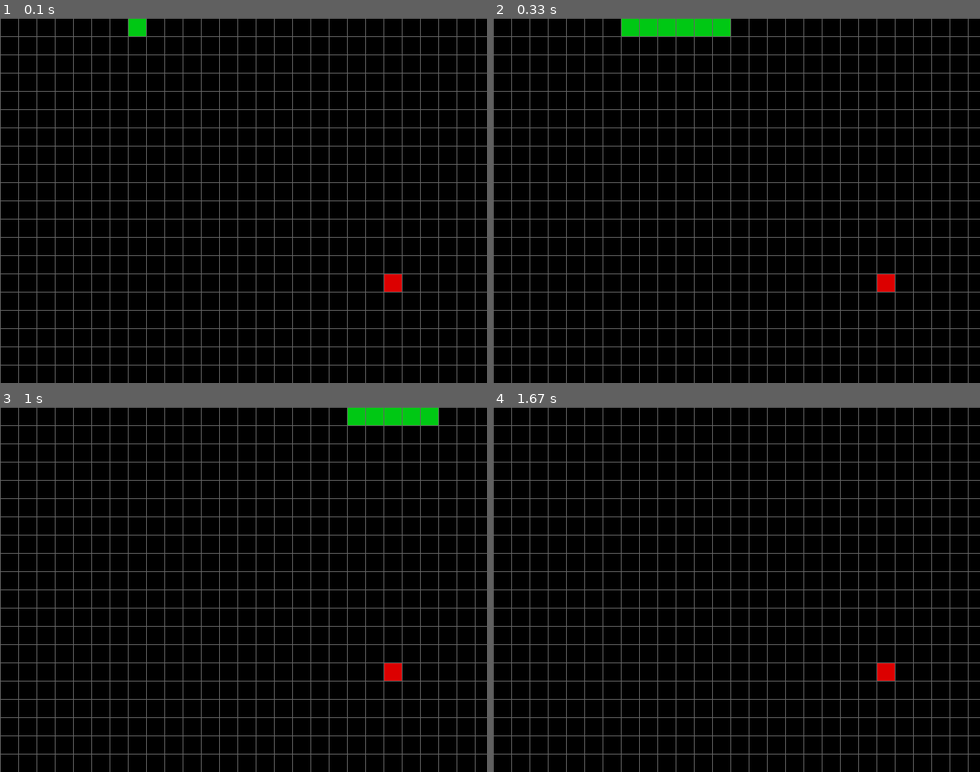
Above: before the commit, frames 1-4 (two rows, left to right).
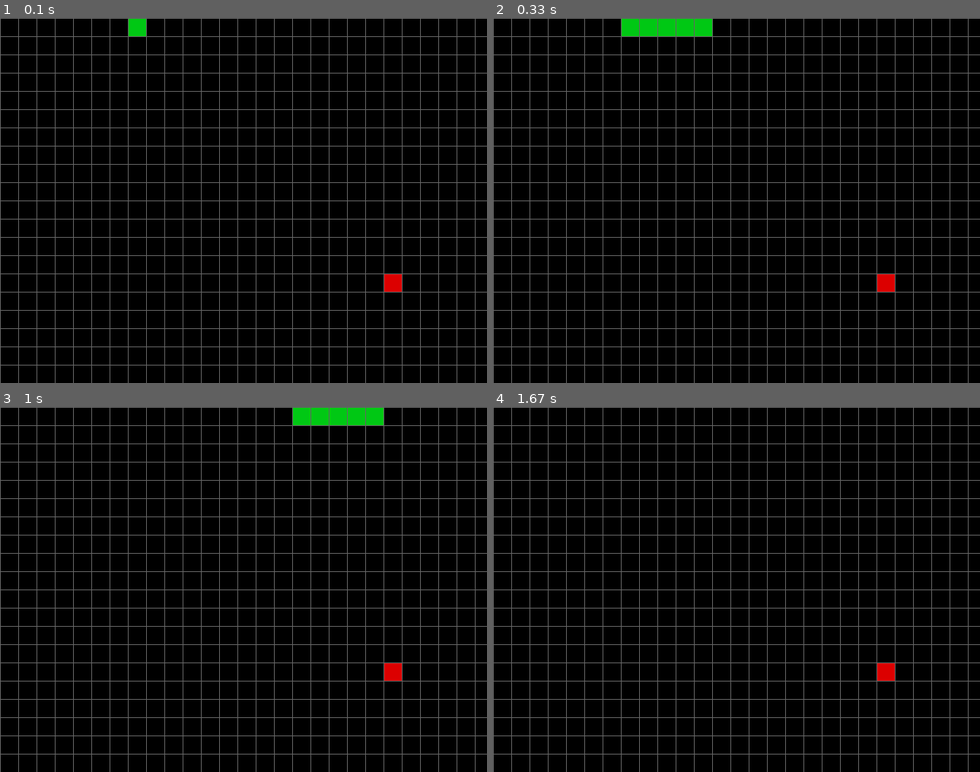
Above: after the commit, the same moments.

Repository: muertos/pygame-snake
Game: pygame game, started from main.py
Same seed, same stepped clock (60 frames per second), same inputs: the game is played once before the commit and once after it.
Inputs:
- Up to frame 1 (0.1 s): no input
- Up to frame 2 (0.33 s): no input
- Up to frame 3 (1 s): hold Up from 0.83 s (still down)
- Up to frame 4 (1.67 s): release Up at 1.3 s

Frame 1 is identical in both runs. In frame 2, 0.2% of the frame differs, in the area x 45-49%, y 0-5%; in frame 3, 1.0%, in the area x 60-90%, y 0-5%; in frame 4, nothing differs.

Commit message:
set snake movement update speed to something reasonable and output  reaction speed ratio

Diff:
--- a/main.py
+++ b/main.py
@@ -27,6 +27,14 @@
   # head position of snake
   x: int = snake_length
   y: int = 1
+
+  # update speed in ms
+  update_speed: int = 60
+
+  # reaction ratio
+  # looking for that sweet spot when moving the snake
+  reaction_ratio = CELL_WIDTH / update_speed
+  print(f"Reaction ration is {reaction_ratio}")
 
   # move to the right by default
   delta_x: int = 1
@@ -66,10 +74,8 @@
   # draw first apple
   grid.draw_cell(background, apple_x, apple_y, (220,0,0))
 
-  # update snake position every 50ms
-  pygame.time.set_timer(draw_snake, 50)
-  # update snake bullet every 3ms
-  #pygame.time.set_timer(shoot, 3)
+  # update snake position
+  pygame.time.set_timer(draw_snake, update_speed)
 
   while True:
     clock.tick(120)
